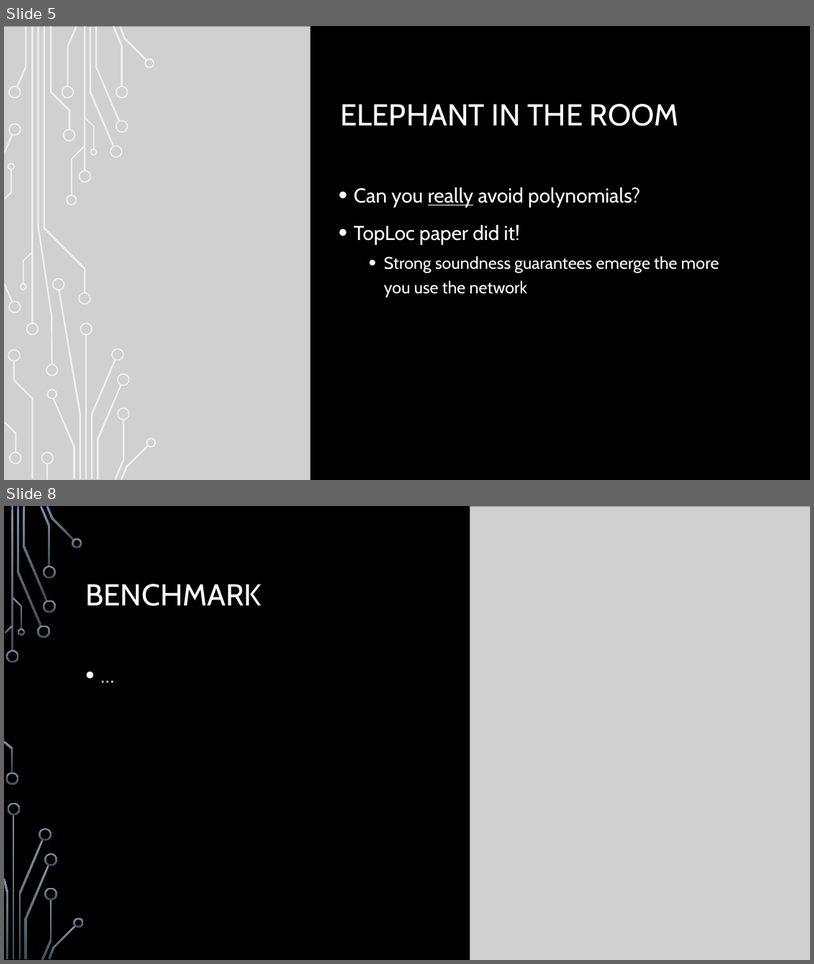
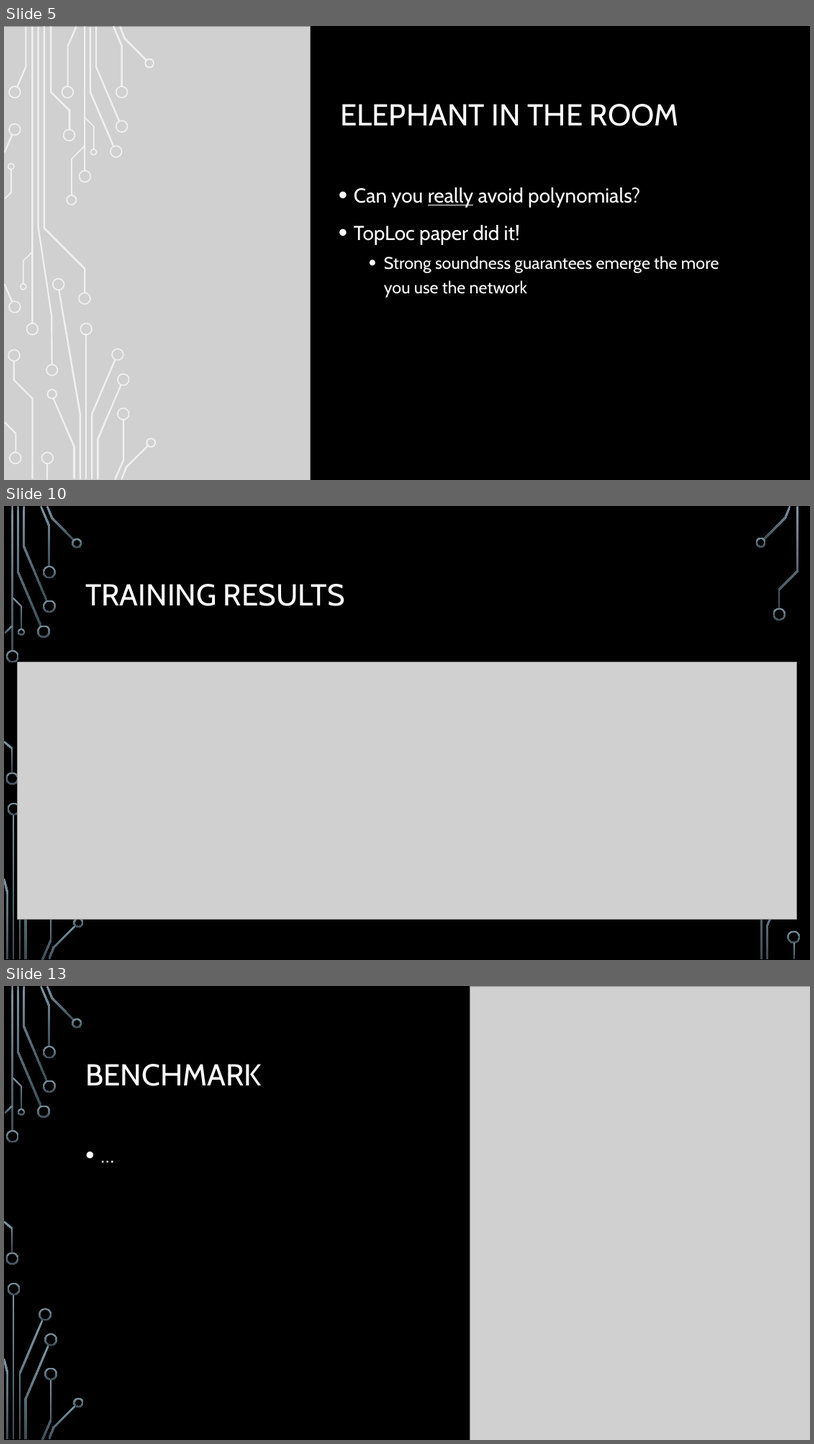
Before and after one commit to igorperic17/nomopoly, a slide deck: deck/zk-hack-berlin.pptx. Shown one above the other, each under a label of ours: slides 5 and 8 before the commit, slides 5, 10 and 13 after it; the slides between them are not shown. The pictures are 814x964 and 814x1444 pixels, drawn with LibreOffice and Linux fonts; fonts in the diff are those of the drawing; grey boxes stand for pictures; background and template pictures are left out. Boxes give left, top, right and bottom in pixels: in the first picture for what was removed or moved away, otherwise in the second. Text is boxed around its words. In the diff, an @@ line names an element or a change of style, - is before the commit and + after.

```diff
--- a/deck/zk-hack-berlin.pptx
+++ b/deck/zk-hack-berlin.pptx
@@ slide 10 added at box(4, 506, 810, 960), background picture (left out); not listed: 28 template elements that a slide beside it also shows @@
@@ freeform shape added at box(756, 538, 766, 548), fill gradient #7C96A3 to #3B4C54 @@
@@ title added at box(85, 584, 345, 606), 36 pt, text #FFFFFF @@
+TRAINING RESULTS
@@ freeform shape added at box(774, 608, 786, 620), fill gradient #7C96A3 to #3B4C54 @@
@@ text added at box(80, 655, 735, 889), 24 pt, text #FFFFFF @@
+• …
@@ picture added at box(17, 662, 797, 919) @@
@@ freeform shape added at box(788, 931, 801, 943), fill gradient #7C96A3 to #3B4C54 @@
@@ what was slide 8 is now slide 13 @@
```
Also in this commit, not shown: 2 slides changed, 5 other slides added, 1 slide removed, 9 other files.
